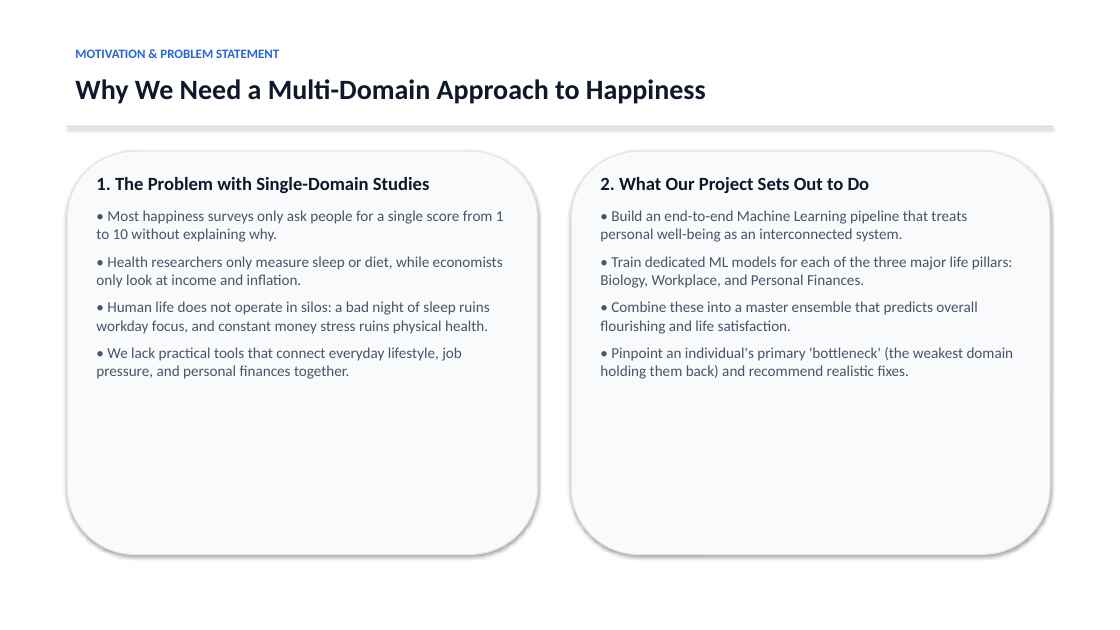
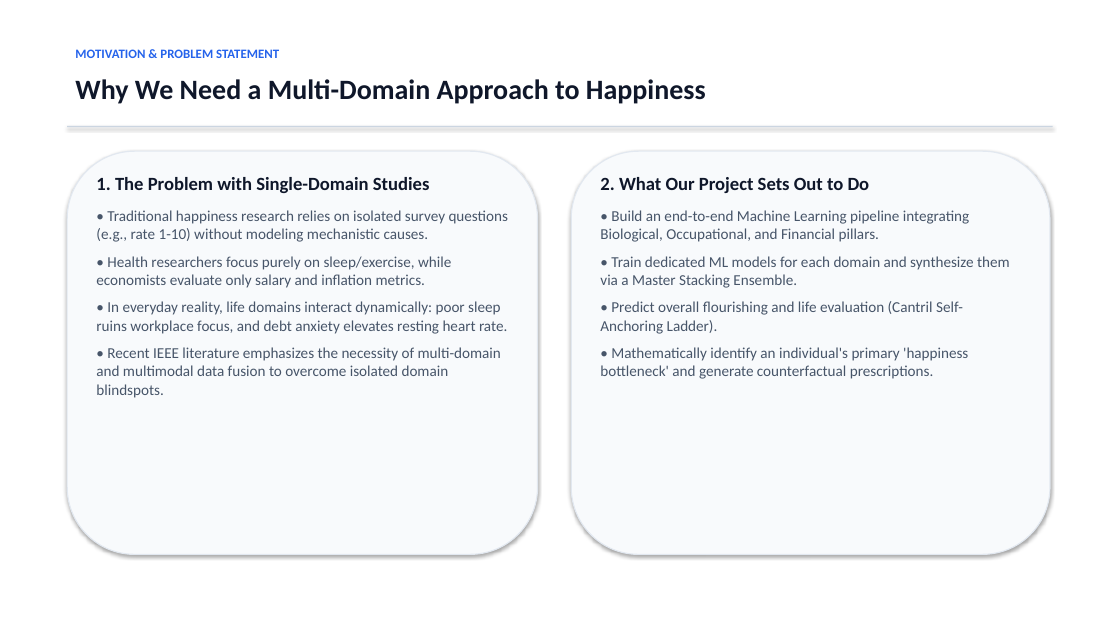
Before and after one commit to ESHANT05/happiness, a slide deck: slide 2 of Personal_Wellbeing_Research_Presentation.pptx. Drawn at 1120x630 pixels with LibreOffice and Linux fonts; fonts in the diff are those of the drawing. Boxes give left, top, right and bottom in pixels: in the first picture for what was removed or moved away, otherwise in the second. Text is boxed around its words. In the diff, an @@ line names an element or a change of style, - is before the commit and + after.

Commit message:
Add latest 2023-2025 IEEE research papers and formal citations across presentation and documentation

```diff
--- a/Personal_Wellbeing_Research_Presentation.pptx
+++ b/Personal_Wellbeing_Research_Presentation.pptx
@@ text at [96, 210, 508, 398]: text changed @@
-• Most happiness surveys only ask people for a single score from 1 to 10 without explaining why.
-• Health researchers only measure sleep or diet, while economists only look at income and inflation.
-• Human life does not operate in silos: a bad night of sleep ruins workday focus, and constant money stress ruins physical health.
-• We lack practical tools that connect everyday lifestyle, job pressure, and personal finances together.
+• Traditional happiness research relies on isolated survey questions (e.g., rate 1-10) without modeling mechanistic causes.
+• Health researchers focus purely on sleep/exercise, while economists evaluate only salary and inflation metrics.
+• In everyday reality, life domains interact dynamically: poor sleep ruins workplace focus, and debt anxiety elevates resting heart rate.
+• Recent IEEE literature emphasizes the necessity of multi-domain and multimodal data fusion to overcome isolated domain blindspots.
@@ text at [600, 210, 1010, 379]: text changed @@
-• Build an end-to-end Machine Learning pipeline that treats personal well-being as an interconnected system.
-• Train dedicated ML models for each of the three major life pillars: Biology, Workplace, and Personal Finances.
-• Combine these into a master ensemble that predicts overall flourishing and life satisfaction.
-• Pinpoint an individual's primary 'bottleneck' (the weakest domain holding them back) and recommend realistic fixes.
+• Build an end-to-end Machine Learning pipeline integrating Biological, Occupational, and Financial pillars.
+• Train dedicated ML models for each domain and synthesize them via a Master Stacking Ensemble.
+• Predict overall flourishing and life evaluation (Cantril Self-Anchoring Ladder).
+• Mathematically identify an individual's primary 'happiness bottleneck' and generate counterfactual prescriptions.
```
Also in this commit, not shown: 9 other slides changed, 1 slide added, 14 other files.
